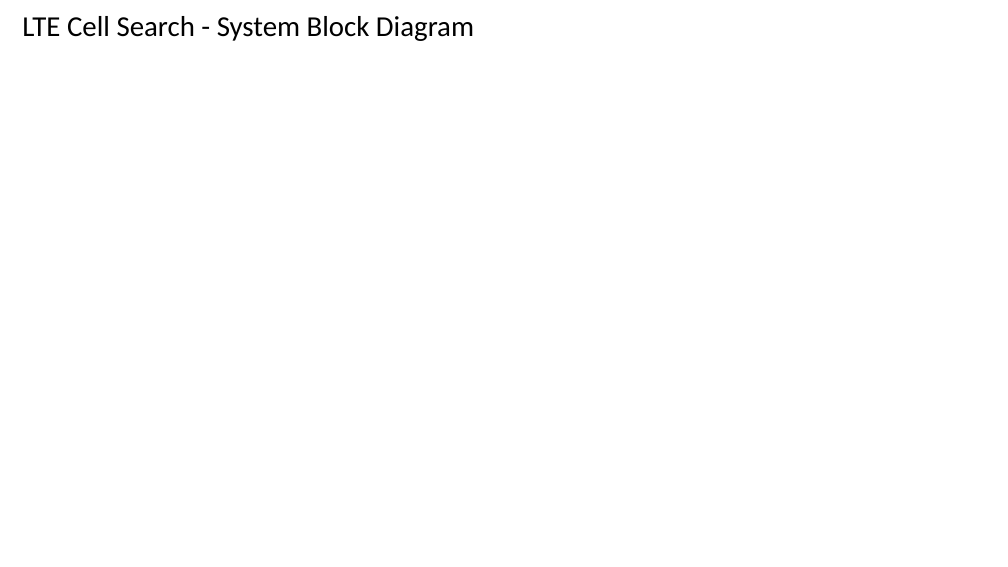
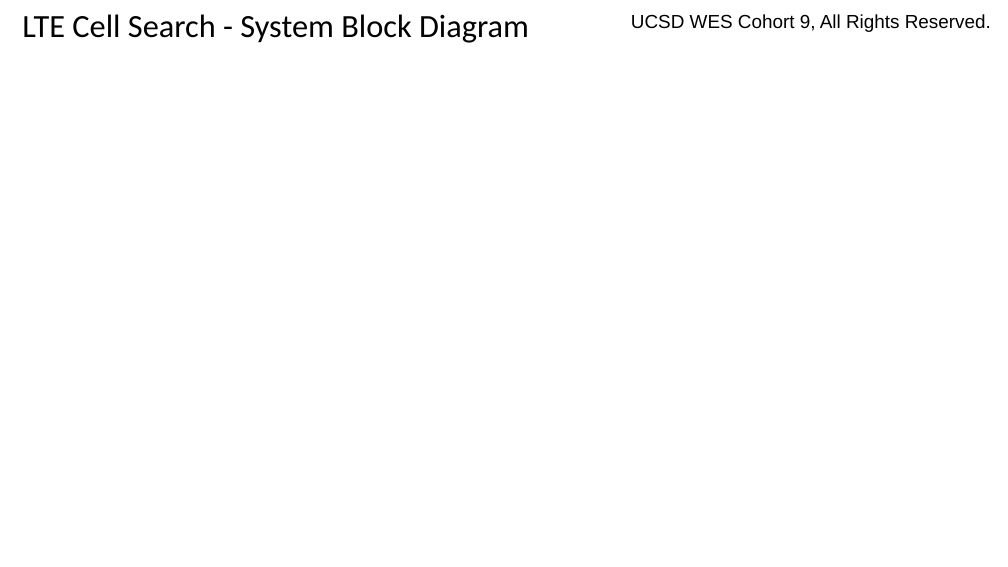
Before and after one commit to jehigh-sd/LTE_Cell_Search, a slide deck: slide 5 of DOCUMENTATION/presentation/LTE_Cell_Search_presentation.pptx. Drawn at 1008x567 pixels with LibreOffice and Linux fonts; fonts in the diff are those of the drawing; background and template pictures are left out. Boxes give left, top, right and bottom in pixels: in the first picture for what was removed or moved away, otherwise in the second. Text is boxed around its words. In the diff, an @@ line names an element or a change of style, - is before the commit and + after.

```diff
--- a/DOCUMENTATION/presentation/LTE_Cell_Search_presentation.pptx
+++ b/DOCUMENTATION/presentation/LTE_Cell_Search_presentation.pptx
@@ text "LTE Cell Search - System ..." at <box>22,14,529,43</box>: size 27.5 to 30.8 pt @@
@@ text added at <box>631,14,991,32</box>, 18 pt, text #000000 @@
+UCSD WES Cohort 9, All Rights Reserved.
```
Also in this commit, not shown: 11 other slides changed, 3 other files.
